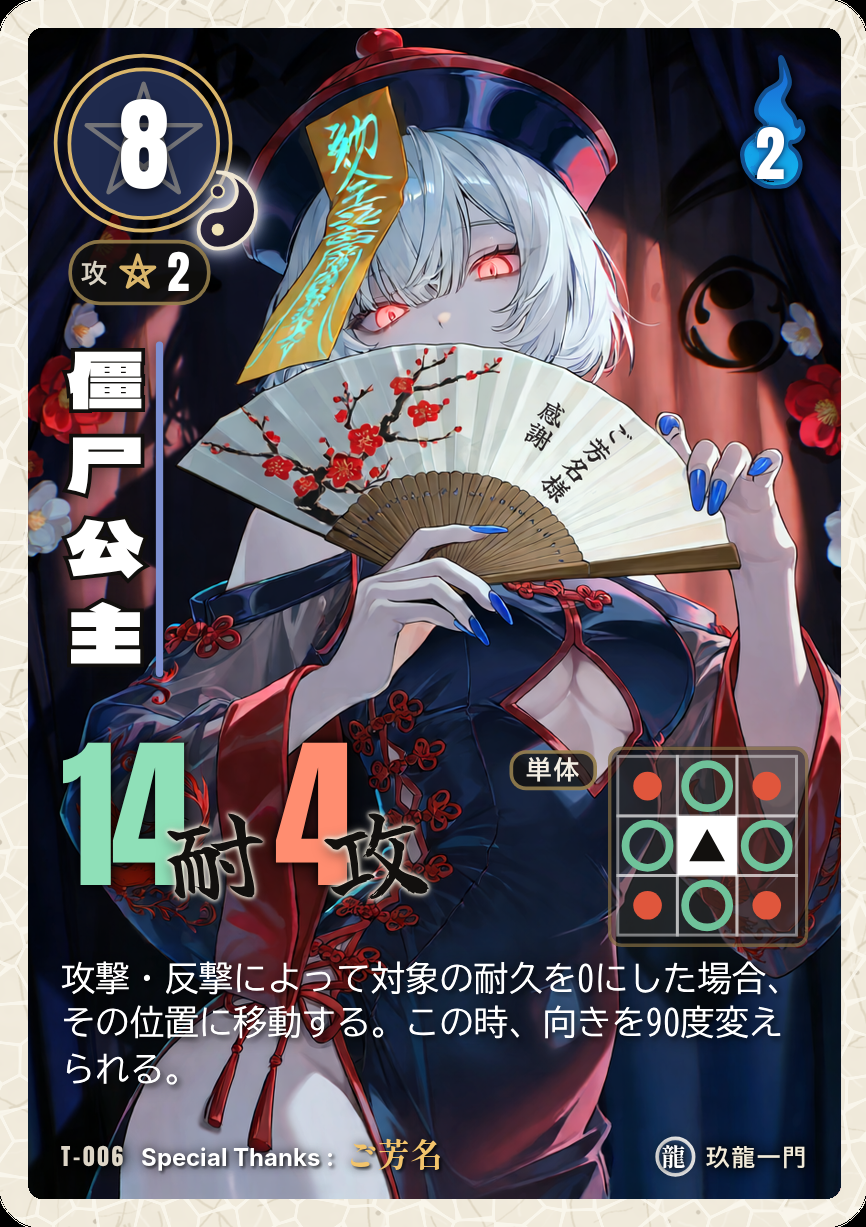
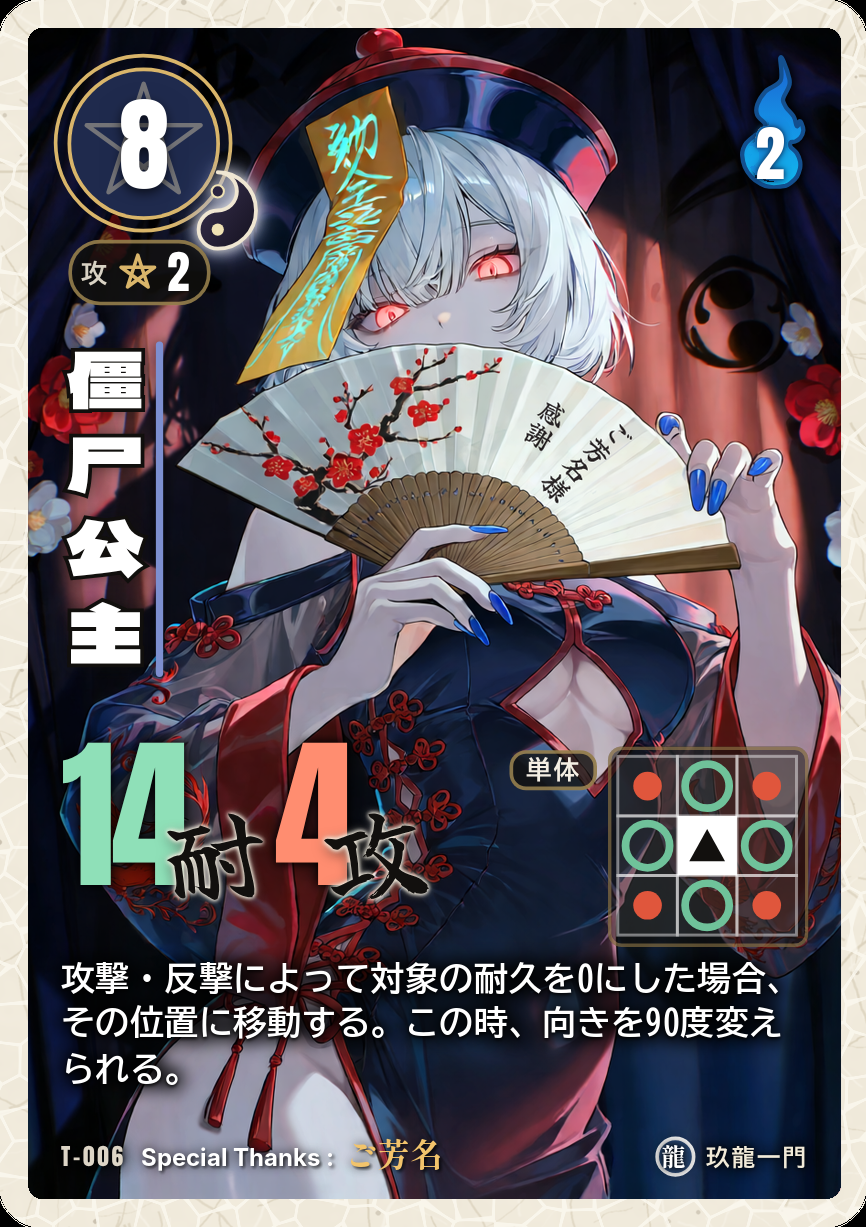
Comparing the layer stacks of the two 866 x 1227 images. Changes:
removed layer "11_効果文_白文字と影" over [45, 943, 795, 1103]
added layer "11c_効果文_白文字_太字(影なし)" above "11b_効果文の影_内側(下に少し・黒95%)" over [61, 962, 781, 1085]
added layer "11b_効果文の影_内側(下に少し・黒95%)" (95%) above "11a_効果文の影_外側(広め・黒85%)" over [57, 959, 785, 1091]
added layer "11a_効果文の影_外側(広め・黒85%)" (85%) above "10_間合" over [45, 943, 795, 1106]
